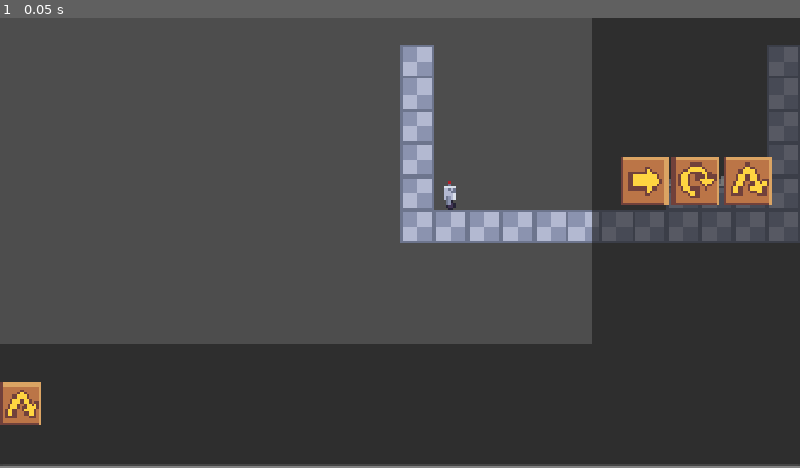
Above: before the commit, frame 1.
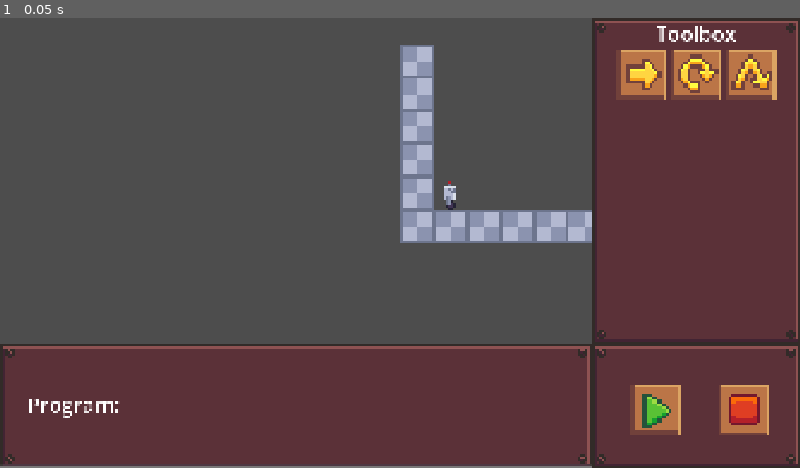
Above: after the commit, the same moment.

Repository: ricardobusta/gmtk-2025
Game: Godot game, scene res://scenes/game.tscn
Two runs of this game, one before a commit and one after it. Both use one fixed random seed, a clock stepped at 60 frames per second and the inputs below.
Inputs:
- Up to frame 1 (0.05 s): no input

The runs differ from the first frame. In frame 1, 43% of the frame differs, in the area x 0-100%, y 0-100%.

Commit message:
Fix re-orderable commands, add UI

Diff:
--- a/loop-robot/prefabs/program_tile.tscn
+++ b/loop-robot/prefabs/program_tile.tscn
@@ -5,6 +5,7 @@
 
 [node name="ProgramTile" type="TextureRect"]
 size_flags_vertical = 3
+mouse_filter = 0
 texture = ExtResource("1_htodx")
 expand_mode = 2
 script = ExtResource("2_xdnyp")
--- a/loop-robot/scenes/game.tscn
+++ b/loop-robot/scenes/game.tscn
@@ -1,13 +1,16 @@
-[gd_scene load_steps=12 format=4 uid="uid://fk34b1turgan"]
+[gd_scene load_steps=17 format=4 uid="uid://fk34b1turgan"]
 
 [ext_resource type="Texture2D" uid="uid://cyg8wevfl4svr" path="res://textures/tile_map_atlas.png" id="1_uwrxv"]
 [ext_resource type="Texture2D" uid="uid://cinpnrr513wr2" path="res://sprites/robot.tres" id="2_yqjtg"]
+[ext_resource type="Texture2D" uid="uid://bq55lgedbtdt6" path="res://sprites/tool_panel.tres" id="3_gee14"]
 [ext_resource type="Script" uid="uid://c7m6c82vk8qyt" path="res://scripts/program_panel.gd" id="3_iywne"]
 [ext_resource type="Texture2D" uid="uid://b7psmje3clsay" path="res://sprites/move_panel.tres" id="3_lbhrr"]
-[ext_resource type="PackedScene" uid="uid://b7bua6hp1ybu2" path="res://prefabs/program_tile.tscn" id="4_gee14"]
 [ext_resource type="Script" uid="uid://cm678lxkjw6qi" path="res://scripts/program_button.gd" id="4_lbhrr"]
 [ext_resource type="Texture2D" uid="uid://co2l1rrygn6s8" path="res://sprites/flip_panel.tres" id="6_u5sy4"]
 [ext_resource type="Texture2D" uid="uid://cmsfeyf5aog44" path="res://sprites/jump_panel.tres" id="7_gee14"]
+[ext_resource type="Theme" uid="uid://dip7t4oahfc3b" path="res://themes/toolbox_title.theme" id="9_0tnpc"]
+[ext_resource type="Texture2D" uid="uid://sbg7chpolqig" path="res://sprites/button_play.tres" id="10_kvpfn"]
+[ext_resource type="Texture2D" uid="uid://b6vx2njoxgq5x" path="res://sprites/button_stop.tres" id="11_dinhu"]
 
 [sub_resource type="TileSetAtlasSource" id="TileSetAtlasSource_yqjtg"]
 texture = ExtResource("1_uwrxv")
@@ -20,6 +23,11 @@
 [sub_resource type="RectangleShape2D" id="RectangleShape2D_lnu2h"]
 size = Vector2(16, 16)
 
+[sub_resource type="StyleBoxEmpty" id="StyleBoxEmpty_0tnpc"]
+
+[sub_resource type="Theme" id="Theme_vtaks"]
+PanelContainer/styles/panel = SubResource("StyleBoxEmpty_0tnpc")
+
 [node name="Root" type="Node"]
 
 [node name="World" type="Node2D" parent="."]
@@ -45,36 +53,39 @@
 
 [node name="CanvasLayer" type="CanvasLayer" parent="."]
 
-[node name="ProgramScrollContainer" type="ScrollContainer" parent="CanvasLayer"]
-anchors_preset = 12
-anchor_top = 1.0
+[node name="UI" type="Control" parent="CanvasLayer"]
+layout_mode = 3
+anchors_preset = 15
 anchor_right = 1.0
 anchor_bottom = 1.0
-offset_top = -300.0
 grow_horizontal = 2
-grow_vertical = 0
-pivot_offset = Vector2(0, 42)
-horizontal_scroll_mode = 2
-vertical_scroll_mode = 0
-
-[node name="PanelContainer" type="PanelContainer" parent="CanvasLayer/ProgramScrollContainer"]
-layout_mode = 2
-size_flags_horizontal = 3
-size_flags_vertical = 3
-mouse_filter = 1
-script = ExtResource("3_iywne")
-
-[node name="HBoxContainer" type="HBoxContainer" parent="CanvasLayer/ProgramScrollContainer/PanelContainer"]
-custom_minimum_size = Vector2(1920, 100)
-layout_mode = 2
-size_flags_horizontal = 4
-size_flags_vertical = 4
-theme_override_constants/separation = 30
-
-[node name="ProgramTile" parent="CanvasLayer/ProgramScrollContainer/PanelContainer/HBoxContainer" instance=ExtResource("4_gee14")]
-layout_mode = 2
-
-[node name="ToolsScrollContainer" type="ScrollContainer" parent="CanvasLayer"]
+grow_vertical = 2
+size_flags_horizontal = 3
+size_flags_vertical = 3
+
+[node name="Control" type="Control" parent="CanvasLayer/UI"]
+anchors_preset = 0
+offset_left = 1420.0
+offset_right = 1920.0
+offset_bottom = 780.0
+
+[node name="ToolsBackground" type="NinePatchRect" parent="CanvasLayer/UI"]
+layout_mode = 2
+offset_left = 1420.0
+offset_right = 1520.0
+offset_bottom = 156.0
+scale = Vector2(5, 5)
+size_flags_horizontal = 3
+size_flags_vertical = 3
+texture = ExtResource("3_gee14")
+region_rect = Rect2(0, 0, 32, 32)
+patch_margin_left = 9
+patch_margin_top = 9
+patch_margin_right = 9
+patch_margin_bottom = 9
+
+[node name="ToolsScrollContainer" type="ScrollContainer" parent="CanvasLayer/UI"]
+layout_mode = 1
 anchors_preset = 11
 anchor_left = 1.0
 anchor_right = 1.0
@@ -85,30 +96,37 @@
 grow_vertical = 2
 horizontal_scroll_mode = 0
 
-[node name="PanelContainer" type="PanelContainer" parent="CanvasLayer/ToolsScrollContainer"]
-layout_mode = 2
-size_flags_horizontal = 3
-size_flags_vertical = 3
-mouse_filter = 1
-
-[node name="GridContainer" type="GridContainer" parent="CanvasLayer/ToolsScrollContainer/PanelContainer"]
-custom_minimum_size = Vector2(366.13, 0)
+[node name="VBoxContainer" type="VBoxContainer" parent="CanvasLayer/UI/ToolsScrollContainer"]
+layout_mode = 2
+size_flags_horizontal = 6
+size_flags_vertical = 2
+
+[node name="Label" type="Label" parent="CanvasLayer/UI/ToolsScrollContainer/VBoxContainer"]
 layout_mode = 2
 size_flags_horizontal = 4
-size_flags_vertical = 4
+size_flags_vertical = 0
+theme = ExtResource("9_0tnpc")
+text = "Toolbox"
+horizontal_alignment = 1
+
+[node name="GridContainer" type="GridContainer" parent="CanvasLayer/UI/ToolsScrollContainer/VBoxContainer"]
+custom_minimum_size = Vector2(380, 0)
+layout_mode = 2
+size_flags_horizontal = 4
+size_flags_vertical = 0
 theme_override_constants/h_separation = 10
 theme_override_constants/v_separation = 10
 columns = 3
 
-[node name="MoveCommand" type="TextureRect" parent="CanvasLayer/ToolsScrollContainer/PanelContainer/GridContainer"]
-layout_mode = 2
-size_flags_horizontal = 3
-size_flags_vertical = 3
-texture = ExtResource("3_lbhrr")
-expand_mode = 4
-script = ExtResource("4_lbhrr")
-
-[node name="FlipCommand" type="TextureRect" parent="CanvasLayer/ToolsScrollContainer/PanelContainer/GridContainer"]
+[node name="MoveCommand" type="TextureRect" parent="CanvasLayer/UI/ToolsScrollContainer/VBoxContainer/GridContainer"]
+layout_mode = 2
+size_flags_horizontal = 3
+size_flags_vertical = 3
+texture = ExtResource("3_lbhrr")
+expand_mode = 4
+script = ExtResource("4_lbhrr")
+
+[node name="FlipCommand" type="TextureRect" parent="CanvasLayer/UI/ToolsScrollContainer/VBoxContainer/GridContainer"]
 layout_mode = 2
 size_flags_horizontal = 3
 size_flags_vertical = 3
@@ -116,13 +134,104 @@
 expand_mode = 4
 script = ExtResource("4_lbhrr")
 
-[node name="JumpCommand" type="TextureRect" parent="CanvasLayer/ToolsScrollContainer/PanelContainer/GridContainer"]
+[node name="JumpCommand" type="TextureRect" parent="CanvasLayer/UI/ToolsScrollContainer/VBoxContainer/GridContainer"]
 layout_mode = 2
 size_flags_horizontal = 3
 size_flags_vertical = 3
 texture = ExtResource("7_gee14")
 expand_mode = 4
 script = ExtResource("4_lbhrr")
+
+[node name="ProgramBackground" type="NinePatchRect" parent="CanvasLayer/UI"]
+layout_mode = 2
+offset_top = 780.0
+offset_right = 284.0
+offset_bottom = 840.0
+scale = Vector2(5, 5)
+size_flags_horizontal = 3
+size_flags_vertical = 3
+texture = ExtResource("3_gee14")
+region_rect = Rect2(0, 0, 32, 32)
+patch_margin_left = 9
+patch_margin_top = 9
+patch_margin_right = 9
+patch_margin_bottom = 9
+
+[node name="ProgramScrollContainer" type="ScrollContainer" parent="CanvasLayer/UI"]
+layout_mode = 1
+anchors_preset = 12
+anchor_top = 1.0
+anchor_right = 1.0
+anchor_bottom = 1.0
+offset_top = -300.0
+offset_right = -500.0
+grow_horizontal = 2
+grow_vertical = 0
+pivot_offset = Vector2(0, 42)
+horizontal_scroll_mode = 2
+vertical_scroll_mode = 0
+
+[node name="PanelContainer" type="PanelContainer" parent="CanvasLayer/UI/ProgramScrollContainer"]
+layout_mode = 2
+size_flags_horizontal = 3
+size_flags_vertical = 3
+mouse_filter = 1
+theme = SubResource("Theme_vtaks")
+script = ExtResource("3_iywne")
+
+[node name="HBoxContainer" type="HBoxContainer" parent="CanvasLayer/UI/ProgramScrollContainer/PanelContainer"]
+custom_minimum_size = Vector2(1420, 0)
+layout_mode = 2
+size_flags_horizontal = 4
+size_flags_vertical = 4
+theme_override_constants/separation = 30
+
+[node name="StartSpace" type="Control" parent="CanvasLayer/UI/ProgramScrollContainer/PanelContainer/HBoxContainer"]
+custom_minimum_size = Vector2(34.45, 120)
+layout_mode = 2
+
+[node name="Label" type="Label" parent="CanvasLayer/UI/ProgramScrollContainer/PanelContainer/HBoxContainer"]
+layout_mode = 2
+theme = ExtResource("9_0tnpc")
+text = "Program:"
+
+[node name="EndSpace" type="Control" parent="CanvasLayer/UI/ProgramScrollContainer/PanelContainer/HBoxContainer"]
+custom_minimum_size = Vector2(34.45, 0)
+layout_mode = 2
+
+[node name="ControlBackground" type="NinePatchRect" parent="CanvasLayer/UI"]
+layout_mode = 2
+offset_left = 1420.0
+offset_top = 780.0
+offset_right = 1520.0
+offset_bottom = 840.0
+scale = Vector2(5, 5)
+size_flags_horizontal = 3
+size_flags_vertical = 3
+texture = ExtResource("3_gee14")
+region_rect = Rect2(0, 0, 32, 32)
+patch_margin_left = 9
+patch_margin_top = 9
+patch_margin_right = 9
+patch_margin_bottom = 9
+
+[node name="PlayButton" type="TextureButton" parent="CanvasLayer/UI"]
+layout_mode = 0
+offset_left = 1513.0
+offset_top = 878.0
+offset_right = 1633.0
+offset_bottom = 998.0
+texture_normal = ExtResource("10_kvpfn")
+stretch_mode = 0
+
+[node name="StopButton" type="TextureButton" parent="CanvasLayer/UI"]
+layout_mode = 0
+offset_left = 1725.0
+offset_top = 879.0
+offset_right = 1845.0
+offset_bottom = 999.0
+texture_normal = ExtResource("11_dinhu")
+stretch_mode = 0
 
 [node name="MoveCommand" type="TextureRect" parent="."]
 size_flags_horizontal = 3
--- a/loop-robot/scripts/program_button.gd
+++ b/loop-robot/scripts/program_button.gd
@@ -1,8 +1,13 @@
 extends TextureRect
+
+class_name ProgramButton
+
+@export var command: String = "default"
 
 func _get_drag_data(at_position: Vector2) -> Variant:
 	var data = {
 		type = "command",
+		command = self.command,
 		texture = self.texture
 	}
 
--- a/loop-robot/scripts/program_panel.gd
+++ b/loop-robot/scripts/program_panel.gd
@@ -1,6 +1,7 @@
 extends PanelContainer
 
 @onready var layout = $HBoxContainer
+@onready var end_space = $HBoxContainer/EndSpace
 
 func _can_drop_data(at_position: Vector2, data: Variant) -> bool:
 	if data.get("type", "") == "command":
@@ -12,4 +13,6 @@
 		return
 	var new_button: TextureRect = preload("res://prefabs/program_tile.tscn").instantiate()
 	new_button.texture = data["texture"]
+	new_button.command = data["command"]
 	layout.add_child(new_button)
+	layout.move_child(new_button, end_space.get_index())
--- a/loop-robot/scripts/program_tile.gd
+++ b/loop-robot/scripts/program_tile.gd
@@ -1,8 +1,13 @@
 extends TextureRect
+
+class_name ProgramTile
+
+var command: String = "default"
 
 func _get_drag_data(at_position: Vector2) -> Variant:
 	var data = {
 		type = "command",
+		command = command,
 		texture = self.texture
 	}
 
@@ -30,8 +35,9 @@
 func _drop_data(at_position: Vector2, data: Variant) -> void:
 	if data.get("type", "") != "command":
 		return
-	var new_button: TextureRect = preload("res://prefabs/program_tile.tscn").instantiate()
+	var new_button: ProgramTile = preload("res://prefabs/program_tile.tscn").instantiate()
 	new_button.texture = data["texture"]
+	new_button.command = data["command"]
 	get_parent().add_child(new_button)
 
 	var index = get_index()
--- /dev/null
+++ b/loop-robot/sprites/button_play.tres
@@ -0,0 +1,7 @@
+[gd_resource type="AtlasTexture" load_steps=2 format=3 uid="uid://sbg7chpolqig"]
+
+[ext_resource type="Texture2D" uid="uid://cdh8i3tmqcaf" path="res://textures/robot.png" id="1_dio4u"]
+
+[resource]
+atlas = ExtResource("1_dio4u")
+region = Rect2(0, 16, 16, 16)
--- /dev/null
+++ b/loop-robot/sprites/button_stop.tres
@@ -0,0 +1,7 @@
+[gd_resource type="AtlasTexture" load_steps=2 format=3 uid="uid://b6vx2njoxgq5x"]
+
+[ext_resource type="Texture2D" uid="uid://cdh8i3tmqcaf" path="res://textures/robot.png" id="1_htybw"]
+
+[resource]
+atlas = ExtResource("1_htybw")
+region = Rect2(16, 16, 16, 16)
--- /dev/null
+++ b/loop-robot/sprites/tool_panel.tres
@@ -0,0 +1,7 @@
+[gd_resource type="AtlasTexture" load_steps=2 format=3 uid="uid://bq55lgedbtdt6"]
+
+[ext_resource type="Texture2D" uid="uid://cdh8i3tmqcaf" path="res://textures/robot.png" id="1_y3xbu"]
+
+[resource]
+atlas = ExtResource("1_y3xbu")
+region = Rect2(0, 32, 32, 32)
Binary file changed: loop-robot/textures/robot.png
Binary file added: loop-robot/themes/toolbox_title.theme
